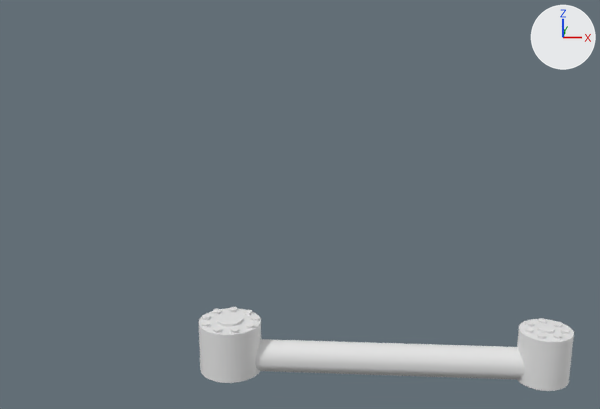
The Blender file myFile.groovy.blend, before and after one commit.
Rendered twice from a camera (50 mm lens) standing at (0.0233, -0.1458, 0.0787) and looking at (0.0136, 0.0, 0.0338). The axes (+X, +Y, +Z) are drawn at upper right. The lights are the same throughout.

Names of what the first picture shows: 'upperArm7263727563663181473.stl513387914224728631'.
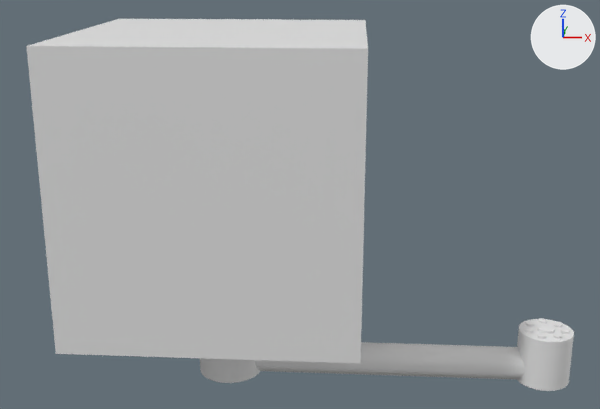
Location of each change, [x1, y1, x2, y2] in pixels of the pictures (600 x 409 px):
'TheCube1939119914591548530.stl4763274327248394648', added: after [26, 19, 368, 363]

The change, as a diff of the scene's bpy script:
```diff
--- a/myFile.groovy.blend.py
+++ b/myFile.groovy.blend.py
@@ me_thecube1939119914591548530_stl4763274327248394648 @@
+me_thecube1939119914591548530_stl4763274327248394648.from_pydata(...)  # a box spanning x -0.025..0.025, y -0.025..0.025, z -0.025..0.025
@@ ob_thecube1939119914591548530_stl4763274327248394648 @@
+ob_thecube1939119914591548530_stl4763274327248394648 = bpy.data.objects.new('TheCube1939119914591548530.stl4763274327248394648', me_thecube1939119914591548530_stl4763274327248394648)
+ob_thecube1939119914591548530_stl4763274327248394648.location = (0.0, 0.0, 0.04)
```
